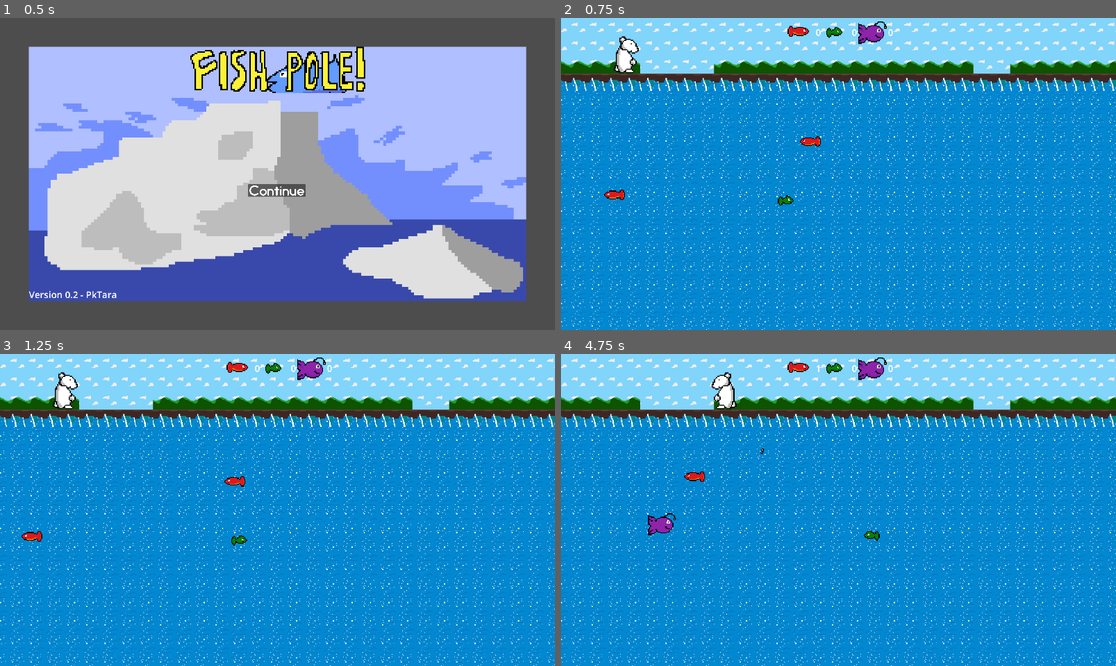
Above: before the commit, frames 1-4 (two rows, left to right).
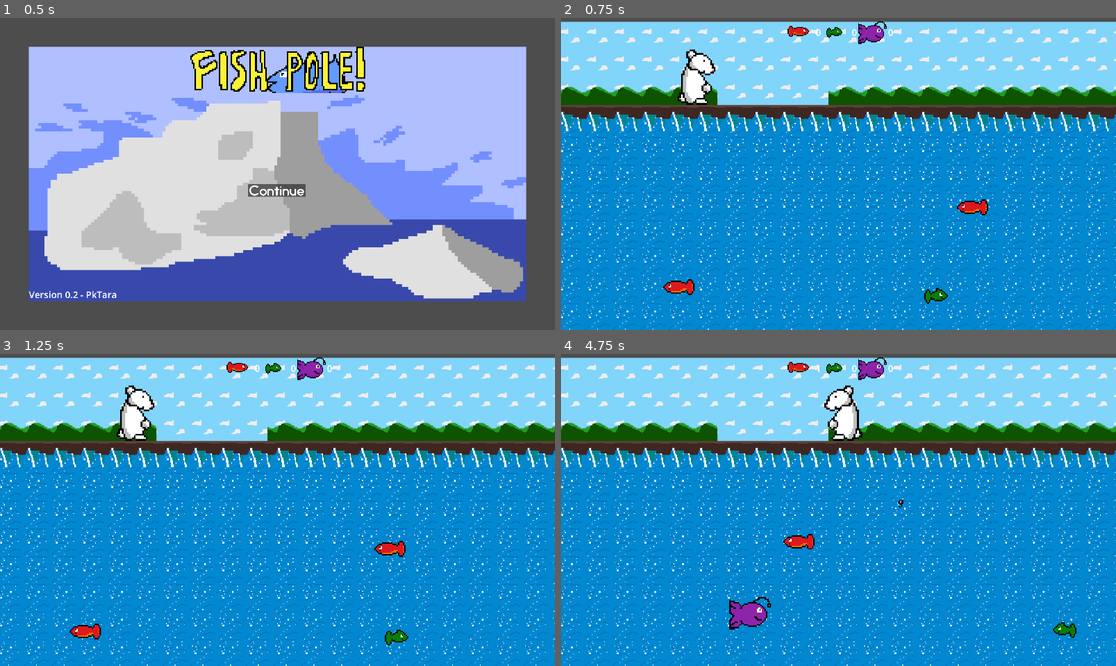
Above: after the commit, the same moments.

Repository: PkTara/fishingTackle
Game: Godot game, scene res://splash.tscn
The game is run twice, just before and just after one commit, with the same random seed, the same clock (stepped at 60 frames per second) and the same inputs.
Inputs (mouse positions are in pixels of both pictures, inside the frame that each line leads up to):
- Up to frame 1 (0.5 s): no input
- Up to frame 2 (0.75 s): click (838, 189) at 0.5 s
- Up to frame 3 (1.25 s): no input
- Up to frame 4 (4.75 s): hold D (right) 1.28-2.03 s; hold Space (space) 1.28-2.03 s; hold A (left) 2.03-2.78 s; tap Space (space) at 2.1, 3.6 s; hold Space (space) 2.78-3.53 s; hold D (right) 2.78-4.28 s; hold A (left) from 4.28 s (still down); hold Space (space) from 4.28 s (still down)

Frame 1 is identical in both runs. In frame 2, 28% of the frame differs, in the area x 0-100%, y 0-100%; in frame 3, 28%; in frame 4, 29%.

Commit message:
added camera

Diff:
--- a/scene.tscn
+++ b/scene.tscn
@@ -92,7 +92,7 @@
 size = Vector2(26, 711)
 
 [sub_resource type="RectangleShape2D" id="RectangleShape2D_grls3"]
-size = Vector2(33, 720.25)
+size = Vector2(17.5, 720.25)
 
 [sub_resource type="RectangleShape2D" id="RectangleShape2D_abyy0"]
 size = Vector2(1199.5, 48)
@@ -143,7 +143,7 @@
 shape = SubResource("RectangleShape2D_75jqj")
 
 [node name="right" type="CollisionShape2D" parent="TankWalls"]
-position = Vector2(1150, 346.125)
+position = Vector2(1142.25, 346.125)
 shape = SubResource("RectangleShape2D_grls3")
 
 [node name="down" type="CollisionShape2D" parent="TankWalls"]
@@ -312,6 +312,10 @@
 [node name="FishDeath" type="AudioStreamPlayer2D" parent="."]
 stream = ExtResource("17_rri6f")
 
+[node name="Camera2D" type="Camera2D" parent="."]
+position = Vector2(533, 353)
+zoom = Vector2(1.5, 1.5)
+
 [connection signal="playerCaughtFish" from="Player" to="." method="_on_player_player_caught_fish"]
 [connection signal="timeout" from="Player/Timer" to="Player" method="_on_timer_timeout"]
 [connection signal="timeout" from="FishSpawn" to="." method="_on_fish_spawn_timeout"]
